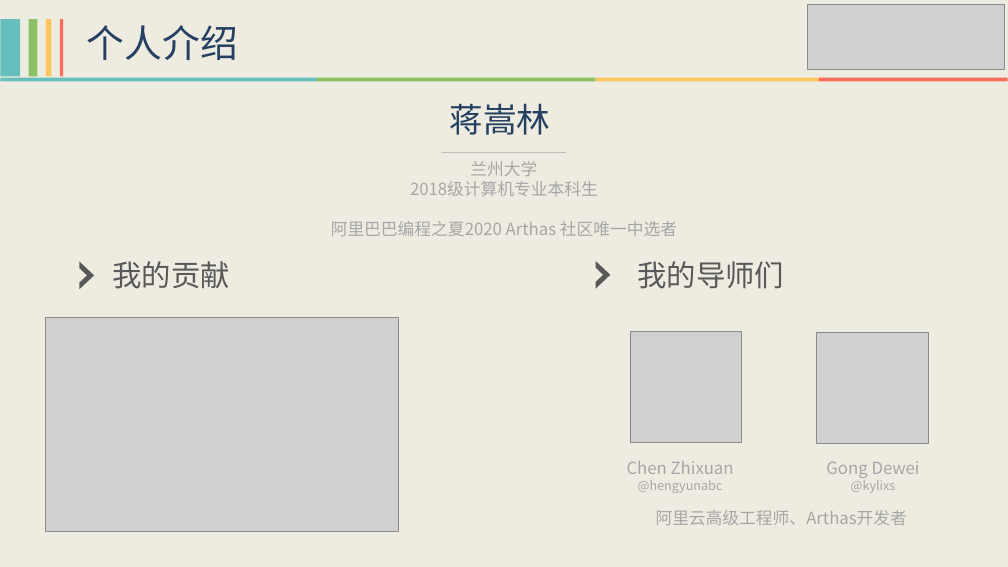
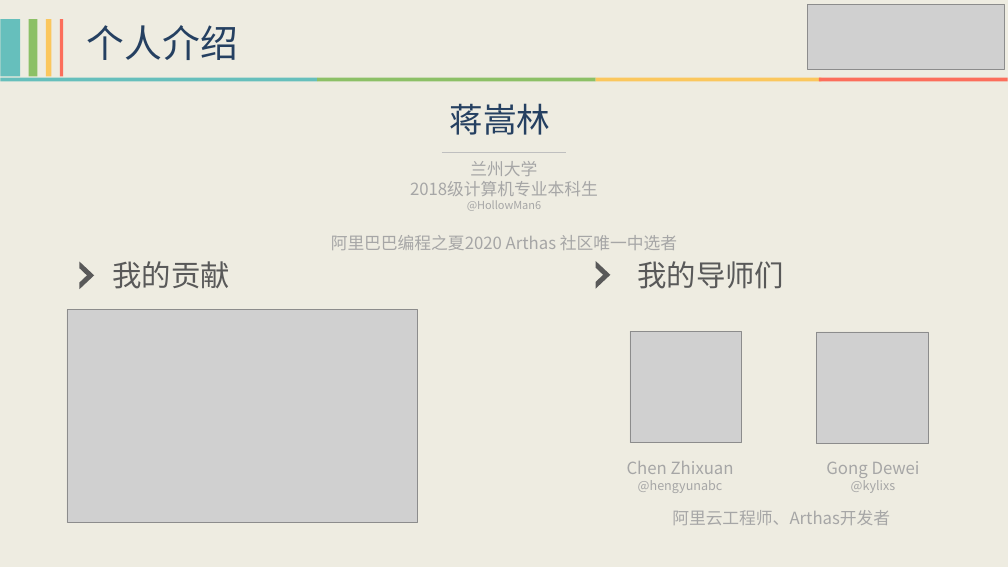
Before and after one commit to HollowMan6/My-Alibaba-Summer-of-Code, a slide deck: slide 4 of 2020-Arthas/阿里巴巴编程之夏2020 - Arthas结项报告.pptx. Drawn at 1008x567 pixels with LibreOffice and Linux fonts; fonts in the diff are those of the drawing; grey boxes stand for pictures. Boxes give left, top, right and bottom in pixels: in the first picture for what was removed or moved away, otherwise in the second. Text is boxed around its words. In the diff, an @@ line names an element or a change of style, - is before the commit and + after.

```diff
--- a/2020-Arthas/阿里巴巴编程之夏2020 - Arthas结项报告.pptx
+++ b/2020-Arthas/阿里巴巴编程之夏2020 - Arthas结项报告.pptx
@@ text at [467,200,541,211]: paragraph added @@
+@HollowMan6
@@ picture: place and size @@
-picture at [46,317,399,531]
+picture at [67,310,417,523]
@@ text at [672,510,890,525]: text changed @@
-阿里云高级工程师、Arthas开发者
+阿里云工程师、Arthas开发者
```
Also in this commit, not shown: 3 other slides changed, 2 slides added, 8 other files.
